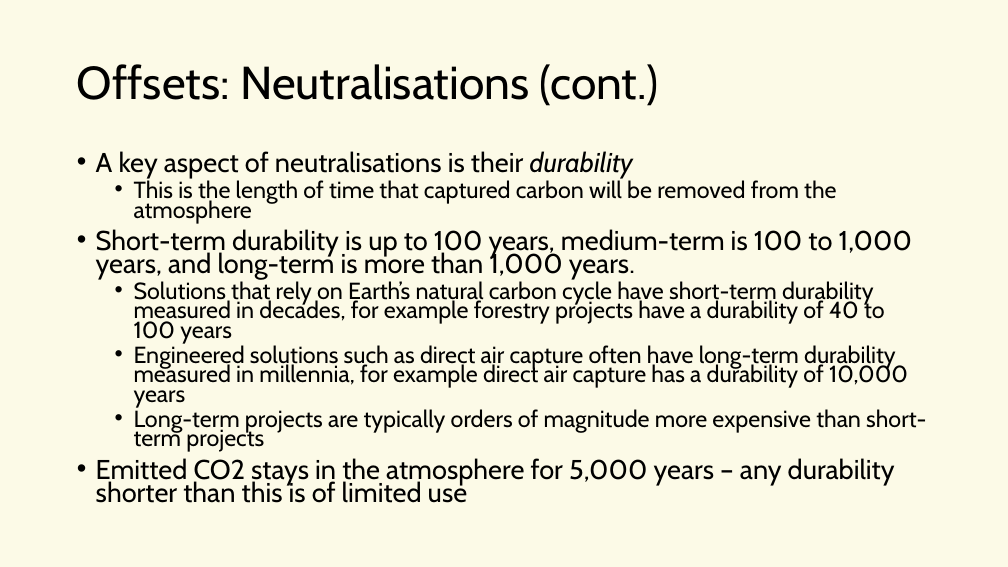
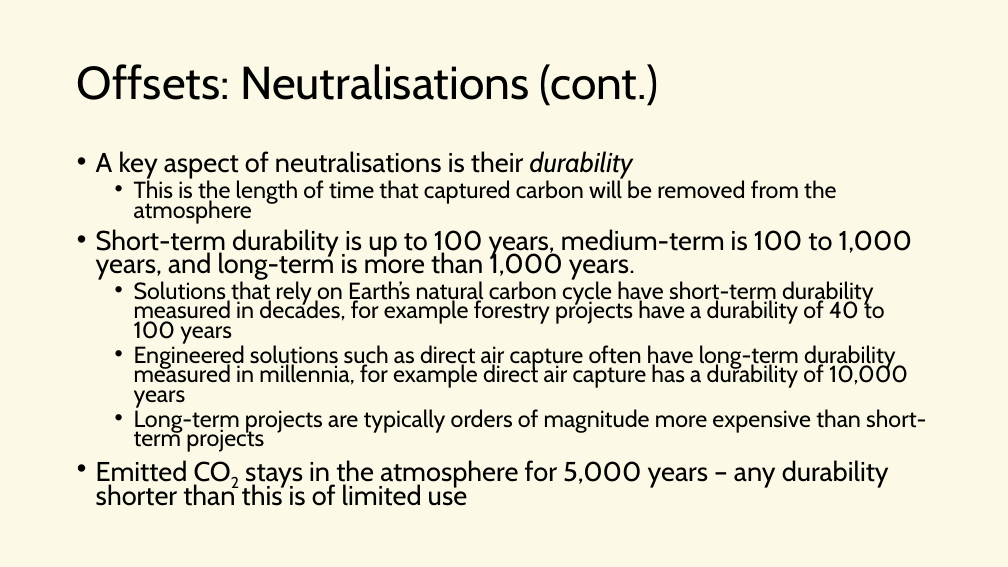
Before and after one commit to EPCCed/2026-02-26_GreenHPC_Turing, a slide deck: slide 13 of instructors/L8-reducing-emissions.pptx. Drawn at 1008x567 pixels with LibreOffice and Linux fonts; fonts in the diff are those of the drawing. Boxes give left, top, right and bottom in pixels: in the first picture for what was removed or moved away, otherwise in the second. Text is boxed around its words. In the diff, an @@ line names an element or a change of style, - is before the commit and + after.

```diff
--- a/instructors/L8-reducing-emissions.pptx
+++ b/instructors/L8-reducing-emissions.pptx
@@ text at (x1=96, y1=460, x2=889, y2=506): now subscript in "CO2" @@
```
Also in this commit, not shown: 3 other slides changed, 6 other files.
